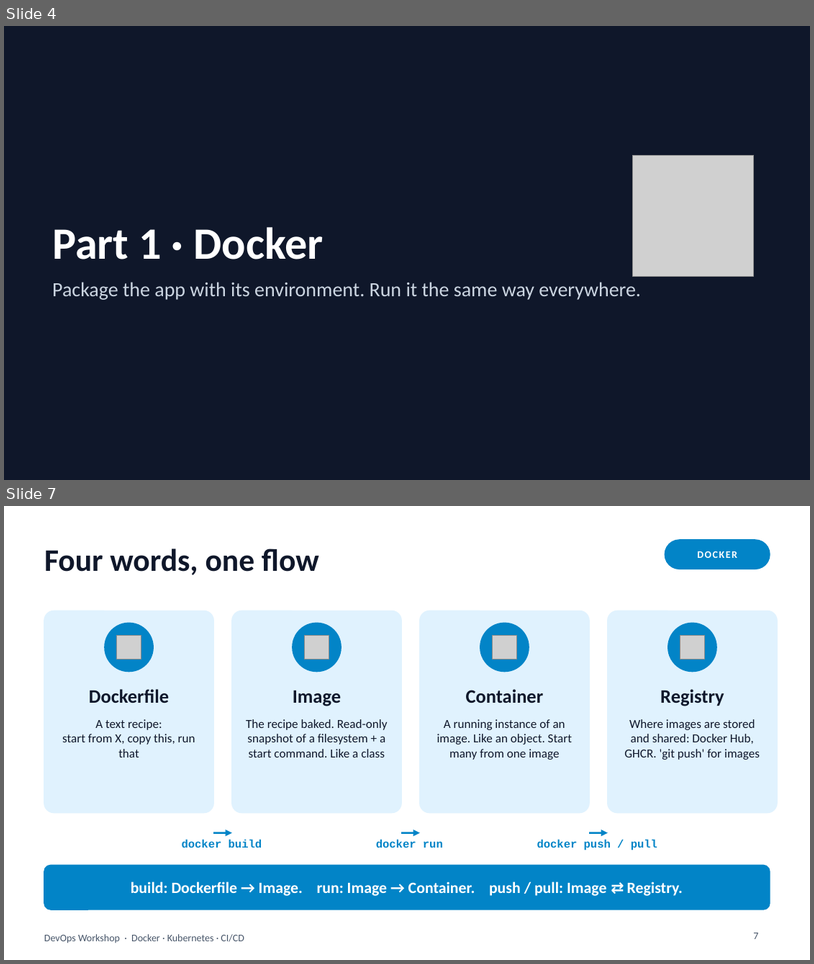
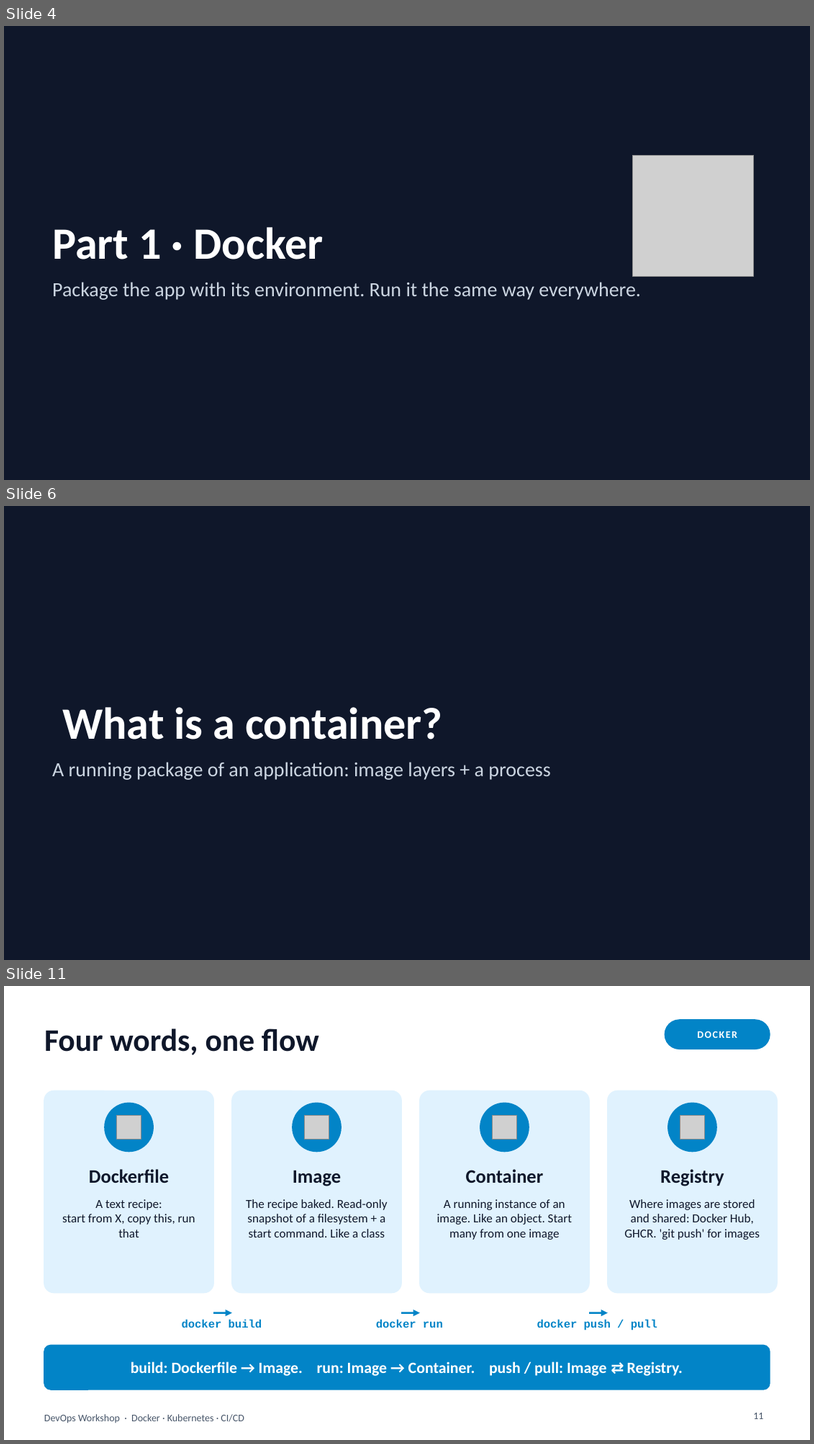
Before and after one commit to Atomiicradius/devops-session-10-26, a slide deck: slides/devops-workshop.pptx. Shown one above the other, each under a label of ours: slides 4 and 7 before the commit, slides 4, 6 and 11 after it; the slides between them are not shown. The pictures are 814x964 and 814x1444 pixels, drawn with LibreOffice and Linux fonts; fonts in the diff are those of the drawing; grey boxes stand for pictures. Boxes give left, top, right and bottom in pixels: in the first picture for what was removed or moved away, otherwise in the second. Text is boxed around its words. In the diff, an @@ line names an element or a change of style, - is before the commit and + after.

```diff
--- a/slides/devops-workshop.pptx
+++ b/slides/devops-workshop.pptx
@@ slide 6 added at <box>4,506,810,960</box>, background #0F172A @@
@@ title added at <box>62,707,442,739</box>, 40 pt, text #FFFFFF, bold @@
+What is a container?
@@ text added at <box>52,762,550,780</box>, 18 pt, text #CBD5E1 @@
+A running package of an application: image layers + a process
@@ what was slide 7 is now slide 11 @@
@@ page number at <box>754,1412,764,1419</box>: text changed @@
-7
+11
```
Also in this commit, not shown: 7 slides changed, 8 other slides added, 1 slide removed, 2 other files.
